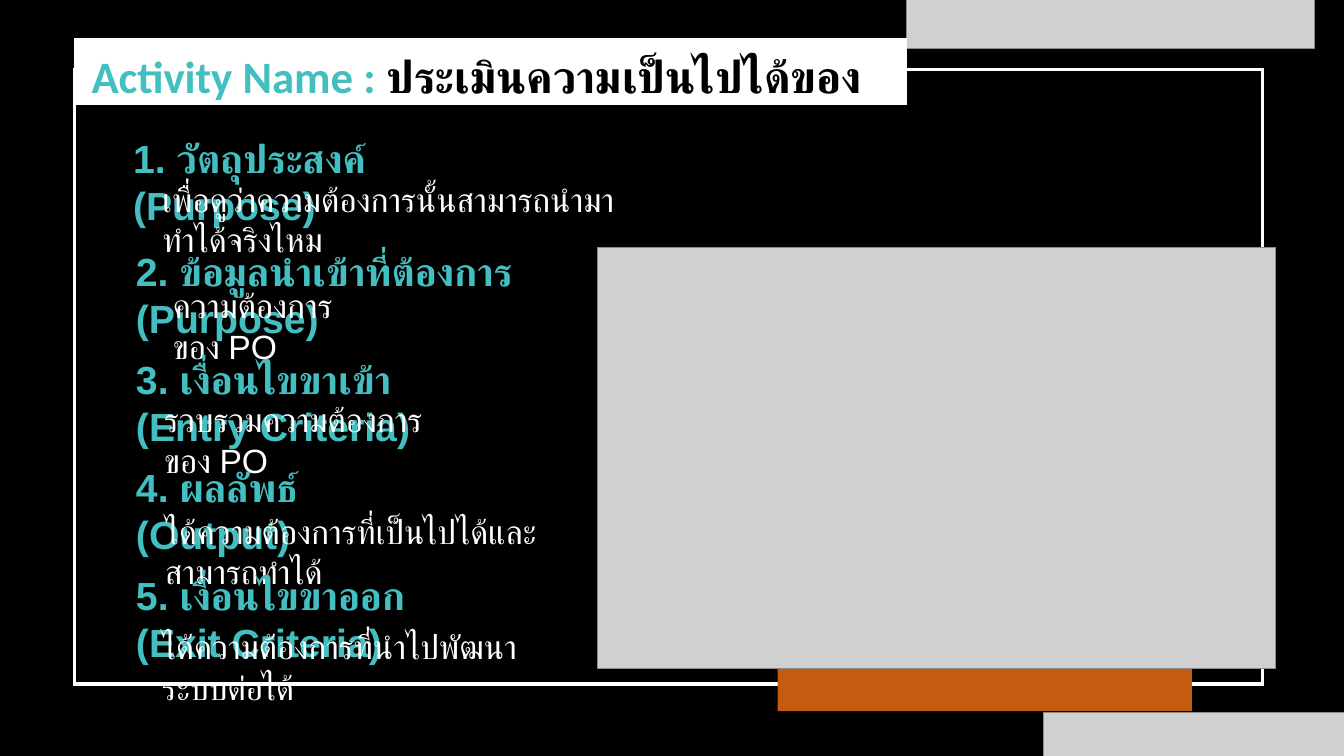
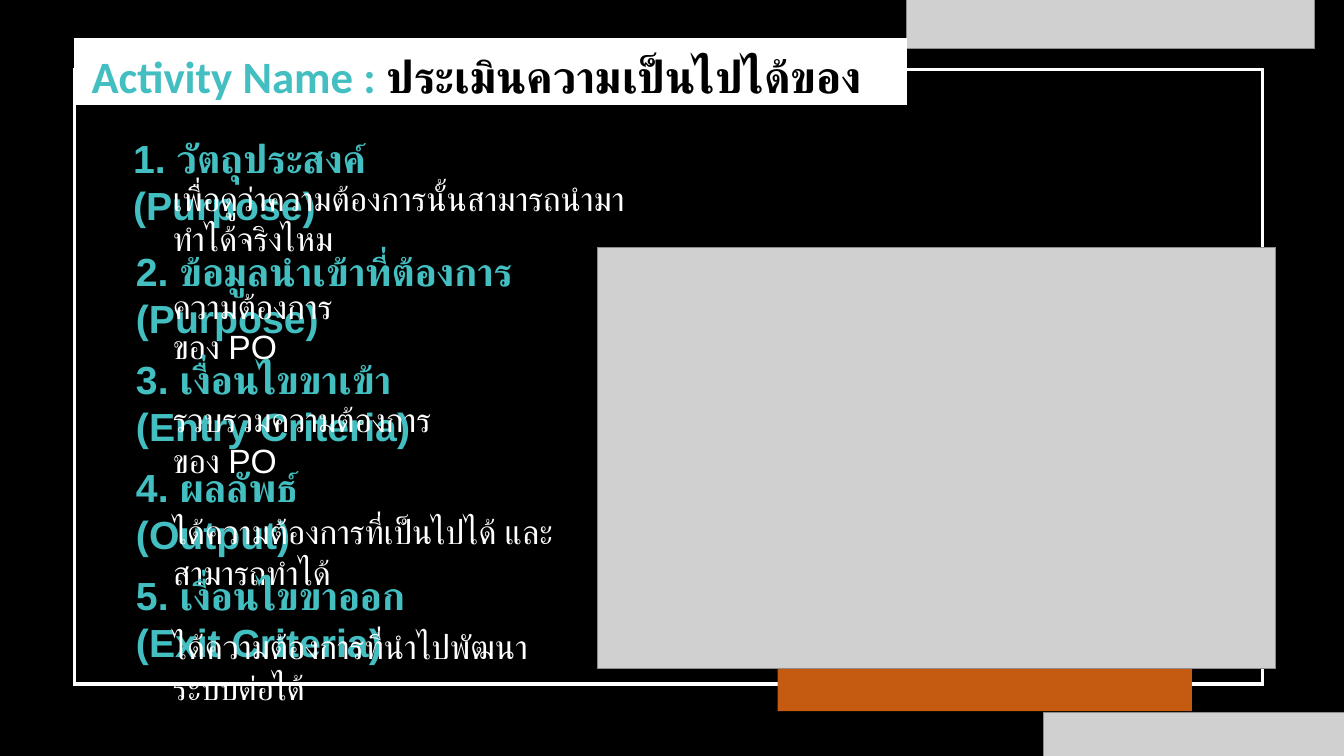
Before and after one commit to wirat0155/team4, a slide deck: slide 17 of แผนกลยุทธ์/V.1.3.1 [2021-07-17] แผนกลยุทธ์การพัฒนาซอฟต์แวร์.pptx. Drawn at 1344x756 pixels with LibreOffice and Linux fonts; fonts in the diff are those of the drawing; grey boxes stand for pictures. Boxes give left, top, right and bottom in pixels: in the first picture for what was removed or moved away, otherwise in the second. Text is boxed around its words. In the diff, an @@ line names an element or a change of style, - is before the commit and + after.

```diff
--- a/แผนกลยุทธ์/V.1.3.1 [2021-07-17] แผนกลยุทธ์การพัฒนาซอฟต์แวร์.pptx
+++ b/แผนกลยุทธ์/V.1.3.1 [2021-07-17] แผนกลยุทธ์การพัฒนาซอฟต์แวร์.pptx
@@ 3 texts: place and size @@
-3 texts at box(162, 186, 614, 701)
+3 texts at box(173, 185, 625, 701)
@@ text at box(173, 519, 496, 594): spaces changed @@
-ได้ความต้องการที่เป็นไปได้และสามารถทำได้
+ได้ความต้องการที่เป็นไปได้ และสามารถทำได้
```
Also in this commit, not shown: 13 other slides changed, 2 other files.
